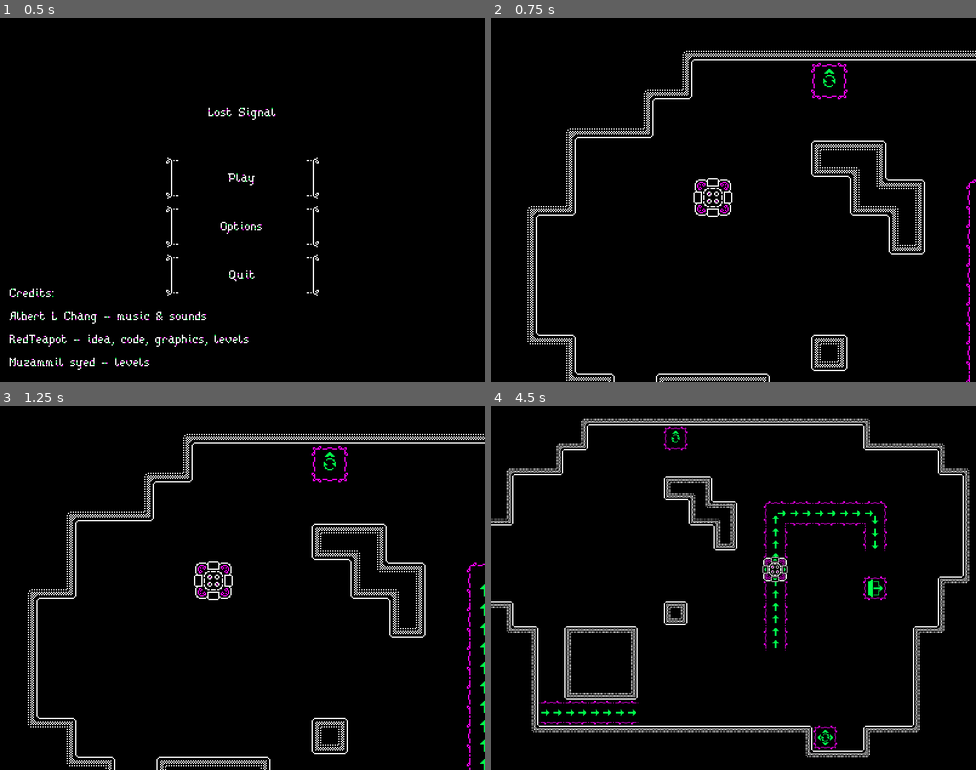
Above: before the commit, frames 1-4 (two rows, left to right).
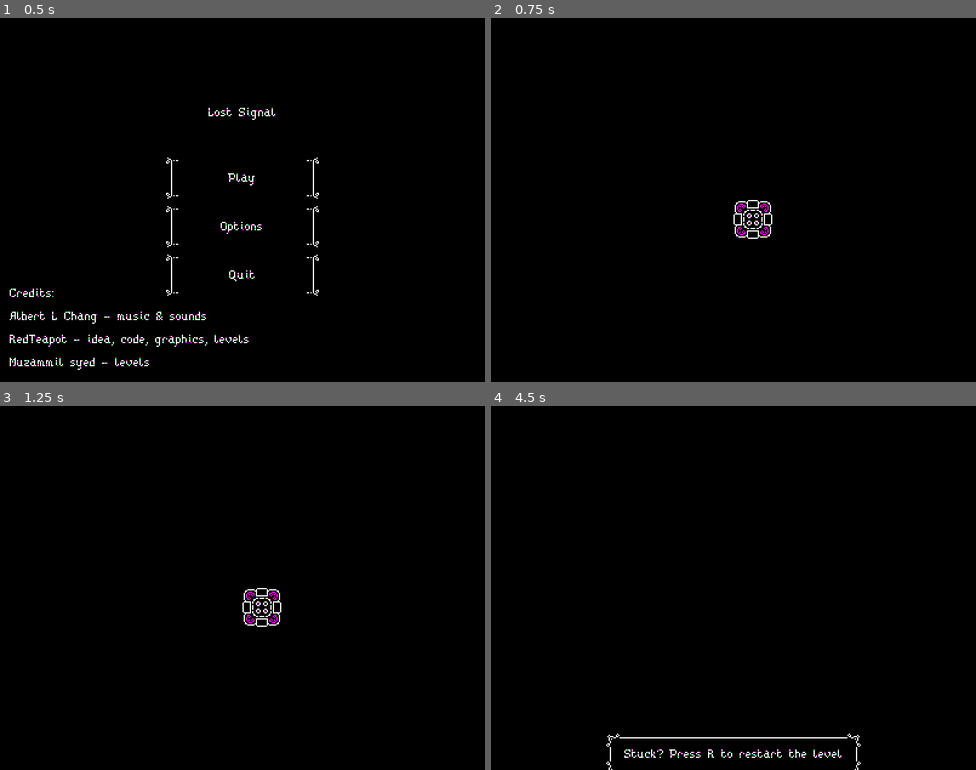
Above: after the commit, the same moments.

Repository: Red-Teapot/LostSignal
Game: Godot game, scene res://menu/menu.tscn
Two runs of this game, one before a commit and one after it. Both use one fixed random seed, a clock stepped at 60 frames per second and the inputs below.
Inputs:
- Up to frame 1 (0.5 s): no input
- Up to frame 2 (0.75 s): click "Play" at 0.5 s
- Up to frame 3 (1.25 s): no input
- Up to frame 4 (4.5 s): tap Enter at 1.25 s; hold D (gameplay_right) 1.28-2.03 s; hold Q (gameplay_zoom_out) 1.28-2.03 s; hold S (gameplay_down) 2.03-2.78 s; tap Q (gameplay_zoom_out) at 2.1, 3.6 s; hold D (gameplay_right) 2.78-3.53 s; hold Q (gameplay_zoom_out) 2.78-3.53 s; hold W (gameplay_up) 3.53-4.28 s; hold A (gameplay_left) from 4.28 s (still down); hold Q (gameplay_zoom_out) from 4.28 s (still down)

Frame 1 is identical in both runs. In frame 2, 3.8% of the frame differs, in the area x 7-100%, y 9-100%; in frame 3, 4.1%; in frame 4, 5.0%, in the area x 0-99%, y 3-100%.

Commit message:
Implement level system stub, add a hack to launch levels on F6 properly

Diff:
--- a/gameplay/levels/template.tscn
+++ b/gameplay/levels/template.tscn
@@ -1,8 +1,10 @@
-[gd_scene load_steps=2 format=2]
+[gd_scene load_steps=3 format=2]
 
 [ext_resource path="res://gameplay/tileset.tres" type="TileSet" id=1]
+[ext_resource path="res://gameplay/tilemap.gd" type="Script" id=2]
 
 [node name="TileMap" type="TileMap"]
 tile_set = ExtResource( 1 )
 cell_size = Vector2( 32, 32 )
 format = 1
+script = ExtResource( 2 )
--- a/gameplay/map_holder.gd
+++ b/gameplay/map_holder.gd
@@ -72,8 +72,8 @@
 var map: TileMap = null
 var bounds: Rect2 = Rect2()
 
-func _init() -> void:
-	load_level('test')
+func _enter_tree():
+	load_level(Globals.current_level)
 
 func _recalculate_bounds() -> void:
 	bounds = map.get_used_rect()
--- /dev/null
+++ b/gameplay/tilemap.gd
@@ -0,0 +1,10 @@
+extends Node
+
+
+func _ready():
+	# A hack to load the game properly if launched by F6 in the editor
+	if get_tree().current_scene == self:
+		var filename = get_tree().current_scene.filename
+		var level_name = filename.get_file().rstrip('tscn').rstrip('.')
+		Globals.current_level = level_name
+		get_tree().change_scene('res://gameplay/gameplay.tscn')
--- a/gameplay/tileset.tres
+++ b/gameplay/tileset.tres
@@ -1,7 +1,7 @@
 [gd_resource type="TileSet" load_steps=3 format=2]
 
 [ext_resource path="res://gameplay/tileset.png" type="Texture" id=1]
-[ext_resource path="res://gameplay/levels/tileset.gd" type="Script" id=2]
+[ext_resource path="res://gameplay/tileset.gd" type="Script" id=2]
 
 [resource]
 0/name = "Wall"
--- a/misc/globals.gd
+++ b/misc/globals.gd
@@ -6,6 +6,8 @@
 
 var _music_player: AudioStreamPlayer = null
 var _sounds_player: AudioStreamPlayer = null
+
+var current_level: String = 'template'
 
 func _ready():
 	_music_player = AudioStreamPlayer.new()
Renamed: gameplay/levels/tileset.gd -> gameplay/tileset.gd
